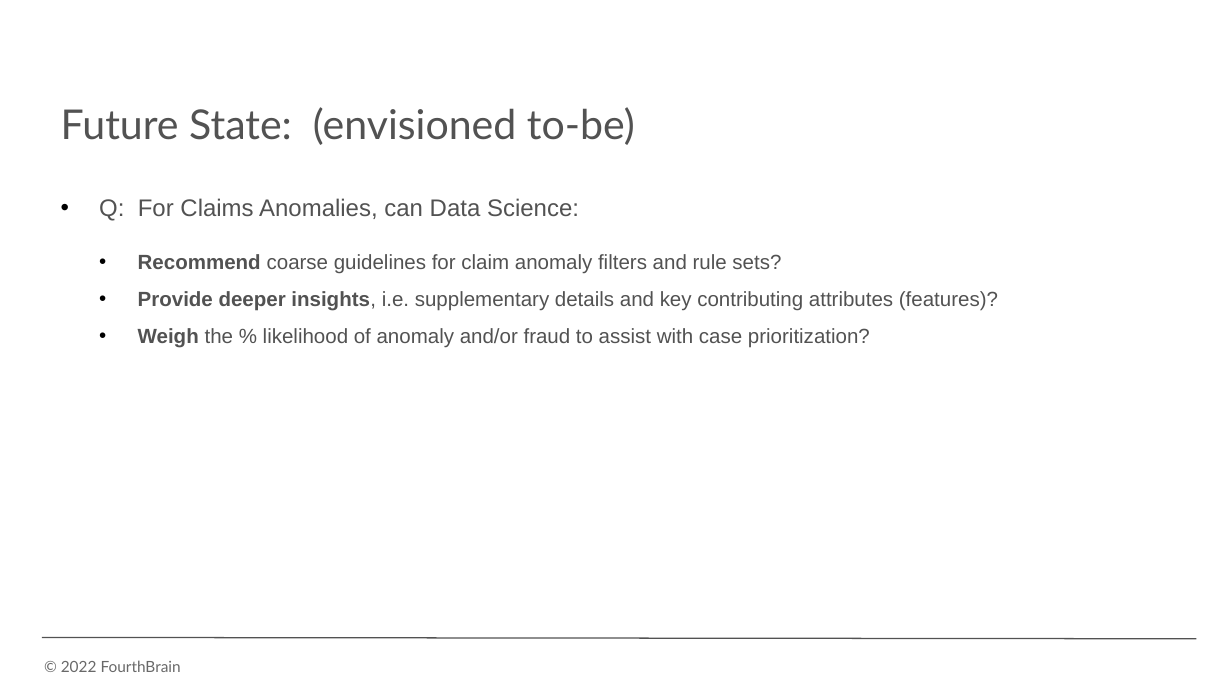
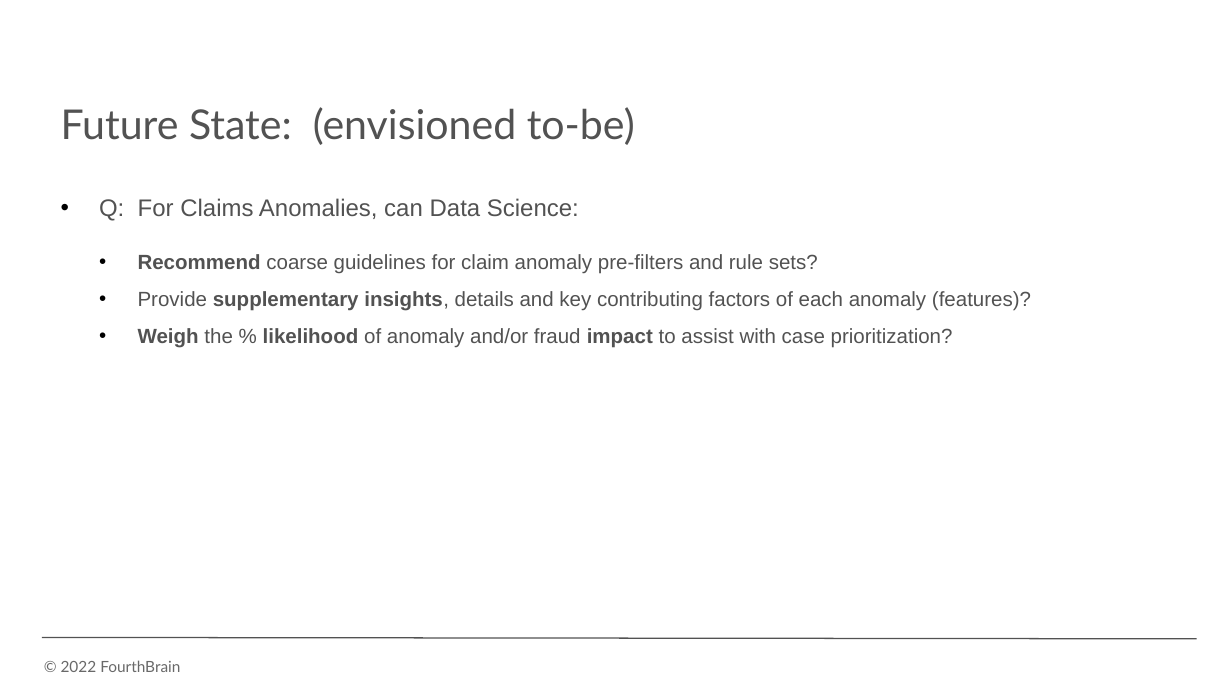
Before and after one commit to monika0603/MLE10-Capstone-Project, a slide deck: slide 9 of docs/presentation/CapstonePreso_HealthcareAnomaly.pptx. Drawn at 1232x693 pixels with LibreOffice and Linux fonts; fonts in the diff are those of the drawing; background and template pictures are left out. Boxes give left, top, right and bottom in pixels: in the first picture for what was removed or moved away, otherwise in the second. Text is boxed around its words. In the diff, an @@ line names an element or a change of style, - is before the commit and + after.

```diff
--- a/docs/presentation/CapstonePreso_HealthcareAnomaly.pptx
+++ b/docs/presentation/CapstonePreso_HealthcareAnomaly.pptx
@@ text at (138, 254, 1031, 348): text changed @@
-• Recommend coarse guidelines for claim anomaly filters and rule sets?
-• Provide deeper insights, i.e. supplementary details and key contributing attributes (features)?
-• Weigh the % likelihood of anomaly and/or fraud to assist with case prioritization?
+• Recommend coarse guidelines for claim anomaly pre-filters and rule sets?
+• Provide supplementary insights, details and key contributing factors of each anomaly (features)?
+• Weigh the % likelihood of anomaly and/or fraud impact to assist with case prioritization?
```
Also in this commit, not shown: 25 other slides changed, 4 other files.
